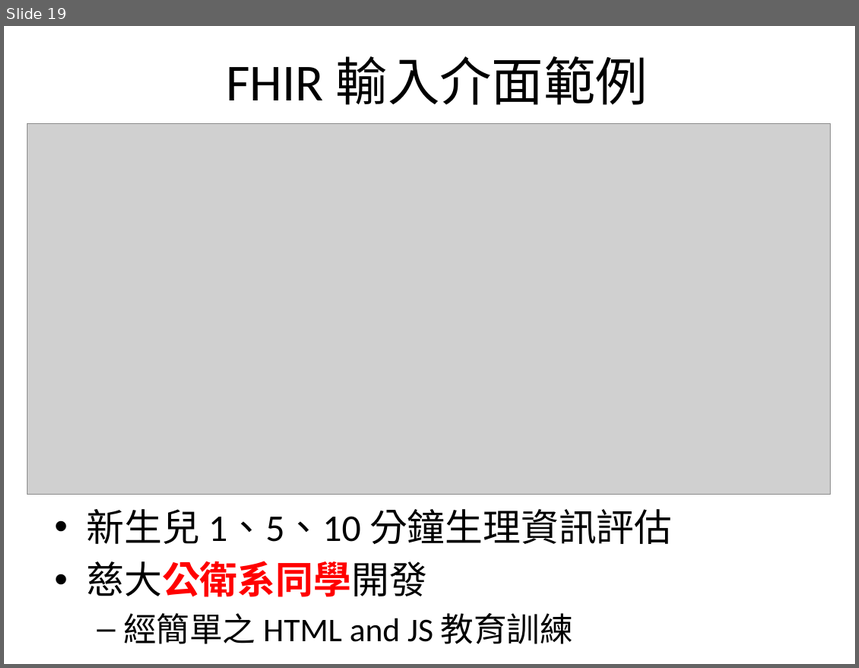
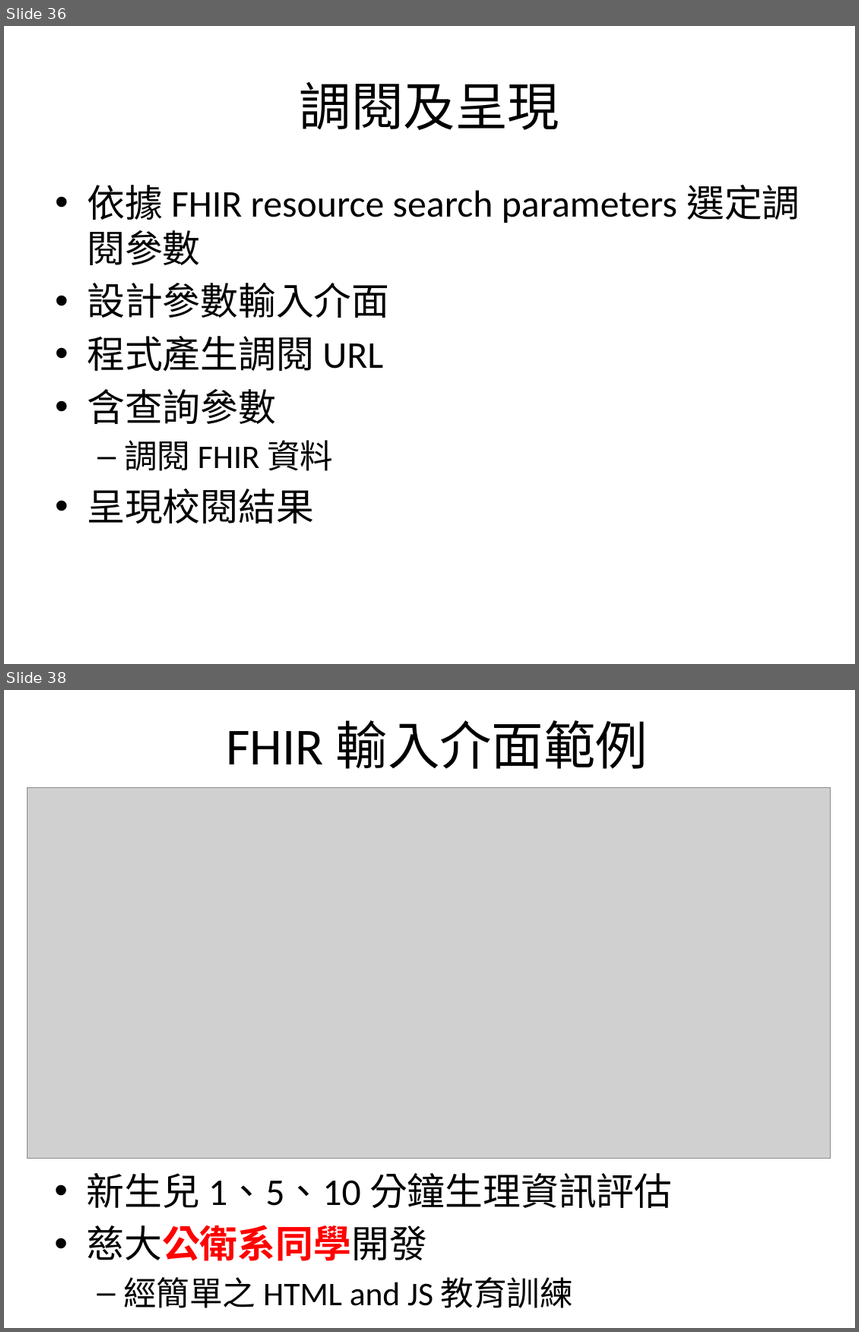
Before and after one commit to mos2718/FHIRspec, a slide deck: Spec/FHIR_Observation.pptx. Shown one above the other, each under a label of ours: slide 19 before the commit, slides 36 and 38 after it; the slides between them are not shown. The pictures are 859x668 and 859x1332 pixels, drawn with LibreOffice and Linux fonts; fonts in the diff are those of the drawing; grey boxes stand for pictures. Boxes give left, top, right and bottom in pixels: in the first picture for what was removed or moved away, otherwise in the second. Text is boxed around its words. In the diff, an @@ line names an element or a change of style, - is before the commit and + after.

```diff
--- a/Spec/FHIR_Observation.pptx
+++ b/Spec/FHIR_Observation.pptx
@@ slide 36 added at (x1=4, y1=26, x2=855, y2=664), background #FFFFFF @@
@@ title added at (x1=300, y1=81, x2=560, y2=130), 44 pt, text #000000 @@
+調閱及呈現
@@ text added at (x1=87, y1=185, x2=800, y2=524), 32 pt, text #000000 @@
+• 依據 FHIR resource search parameters 選定調閱參數
+• 設計參數輸入介面
+• 程式產生調閱 URL
+• 含查詢參數
+  – 調閱 FHIR 資料
+• 呈現校閱結果
@@ what was slide 19 is now slide 38 @@
```
Also in this commit, not shown: 3 slides changed, 16 other slides added, 5 slides removed.
